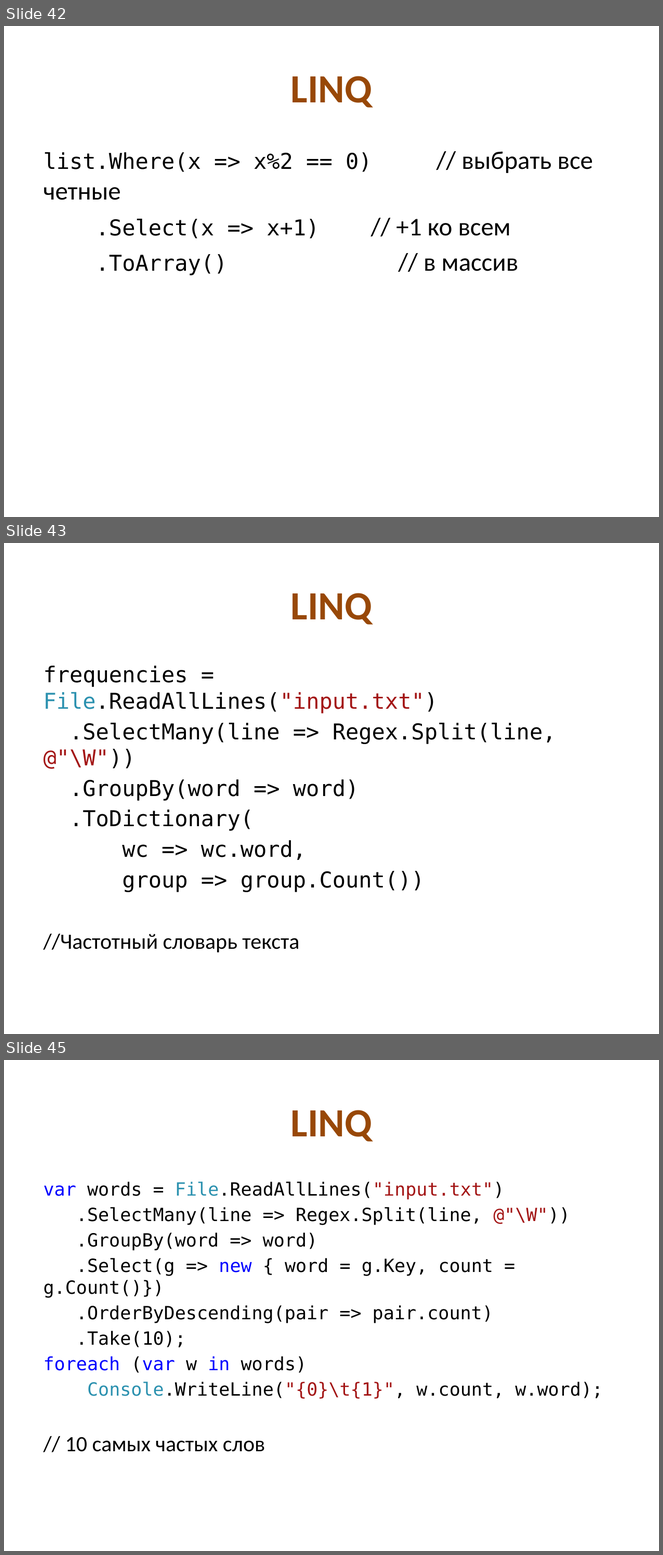
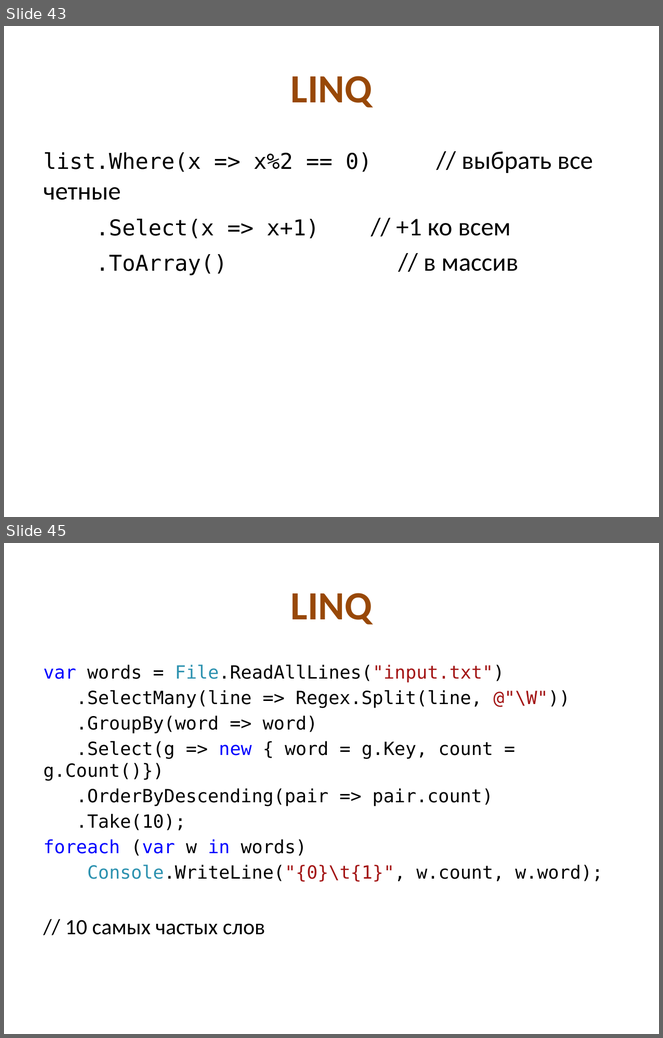
Before and after one commit to kontur-edu/kampus-nsk-2013-11, a slide deck: 02-CleanCode&Testing/CleanCode.pptx. Shown one above the other, each under a label of ours: slides 42, 43 and 45 before the commit, slides 43 and 45 after it; the slides between them are not shown. The pictures are 663x1555 and 663x1038 pixels, drawn with LibreOffice and Linux fonts; fonts in the diff are those of the drawing. Boxes give left, top, right and bottom in pixels: in the first picture for what was removed or moved away, otherwise in the second. Text is boxed around its words. In the diff, an @@ line names an element or a change of style, - is before the commit and + after.

```diff
--- a/02-CleanCode&Testing/CleanCode.pptx
+++ b/02-CleanCode&Testing/CleanCode.pptx
@@ slide 43 removed at [4,543,659,1034], background #FFFFFF @@
@@ title removed at [291,593,372,625] @@
-LINQ
@@ text removed at [44,666,556,953] @@
-frequencies = File.ReadAllLines("input.txt")
-.SelectMany(line => Regex.Split(line, @"\W"))
-.GroupBy(word => word)
-.ToDictionary(
-wc => wc.word,
-group => group.Count())
-//Частотный словарь текста
@@ what was slide 42 is now slide 43 @@
```
Also in this commit, not shown: 6 slides changed, 1 slide added, 1 other file.
